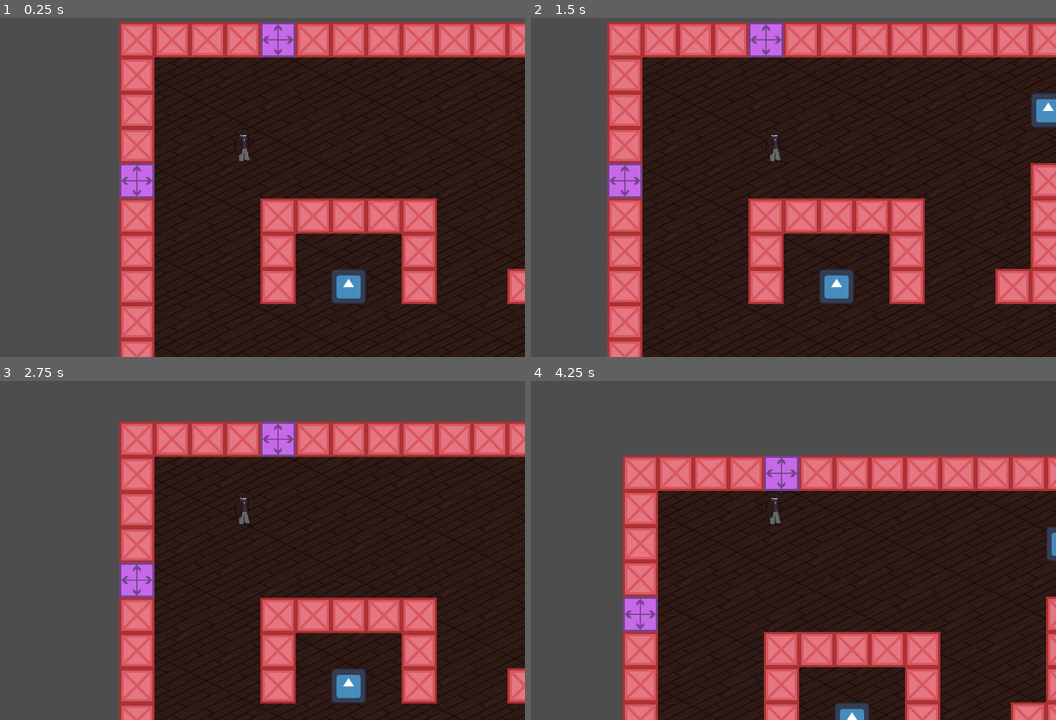
Above: before the commit, frames 1-4 (two rows, left to right).
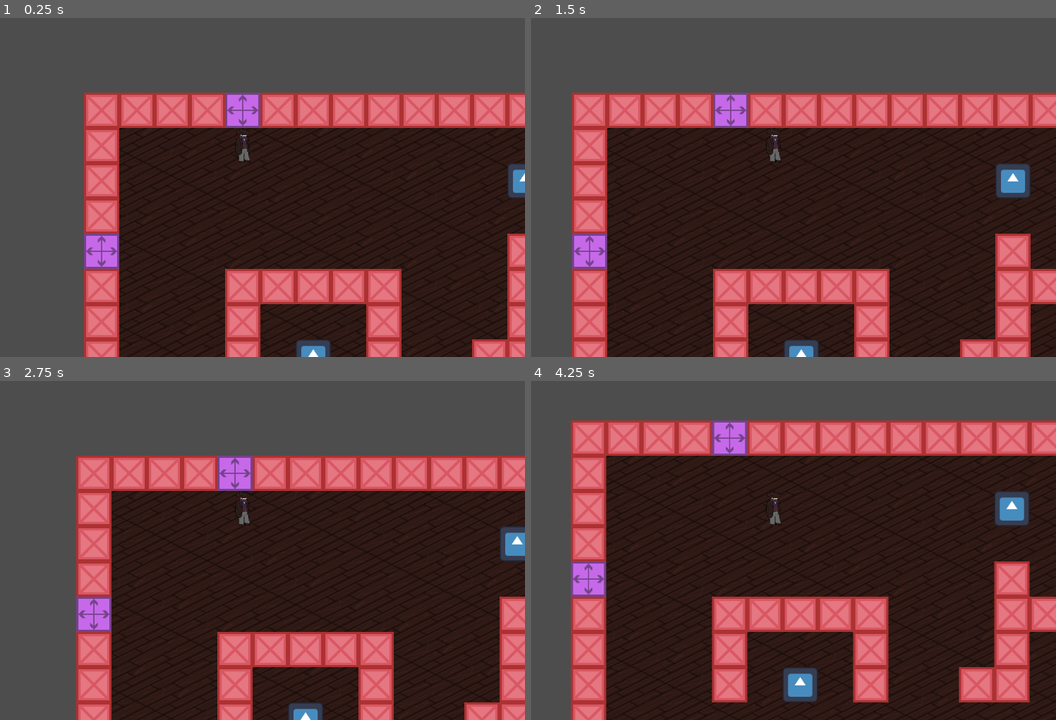
Above: after the commit, the same moments.

Repository: mccajd/Quintessential
Game: Godot game, scene res://Levels/point_click_proto.tscn
Two runs of this game, one before a commit and one after it. Both use one fixed random seed, a clock stepped at 60 frames per second and the inputs below. This scene is started directly instead of the project's main scene. The engine's default icon, where the game draws it, is replaced by a stand-in: a white triangle on a blue panel in a dark square.
Inputs (mouse positions are in pixels of both pictures, inside the frame that each line leads up to):
- Up to frame 1 (0.25 s): no input
- Up to frame 2 (1.5 s): tap Enter at 0.5 s; move the mouse to (898, 123) at 0.52 s; press the mouse at (898, 123) at 0.53 s; move the mouse to (662, 167) at 1.27 s; release the mouse at (662, 167) at 1.28 s; click (662, 167) at 1.35 s
- Up to frame 3 (2.75 s): move the mouse to (299, 414) at 2.02 s; press the mouse at (299, 414) at 2.03 s
- Up to frame 4 (4.25 s): move the mouse to (746, 594) at 2.77 s; release the mouse at (746, 594) at 2.78 s; click (746, 594) at 2.85 s; move the mouse to (940, 570) at 3.52 s; press the mouse at (940, 570) at 3.53 s

The runs differ from the first frame. In frame 1, 46% of the frame differs, in the area x 15-100%, y 1-100%; in frame 2, 51%, in the area x 7-100%, y 1-100%; in frame 3, 41%; in frame 4, 48%.

Commit message:
chore: hide them pesky .aseprite files and tile updates

Diff:
--- a/Levels/point_click_proto.tscn
+++ b/Levels/point_click_proto.tscn
@@ -8,7 +8,7 @@
 
 [node name="TileMap" parent="." instance=ExtResource("2_8pfq1")]
 layer_0/z_index = -1
-layer_0/tile_data = PackedInt32Array(-131081, 196611, 0)
+layer_0/tile_data = PackedInt32Array(-262152, 196611, 0, -65547, 196611, 0, 262149, 196611, 0, 65544, 196611, 0)
 layer_1/tile_data = PackedInt32Array(-262155, 2, 0, -196619, 2, 1, -131083, 2, 2, -65547, 2, 3, -11, 2, 4, -262154, 655 …(3515 unchanged characters)…
 layer_3/tile_data = PackedInt32Array(131066, 65539, 0, -262144, 65539, 0, 131074, 65539, 0)
 layer_4/tile_data = PackedInt32Array(-131072, 131075, 0, -65536, 131075, 0, 0, 131075, 0, 65536, 131075, 0, 131071, 131 …(1434 unchanged characters)…
Not shown: 1 places in Levels/point_click_proto.tscn that only renumber resources
Not shown, changed: .gitignore
